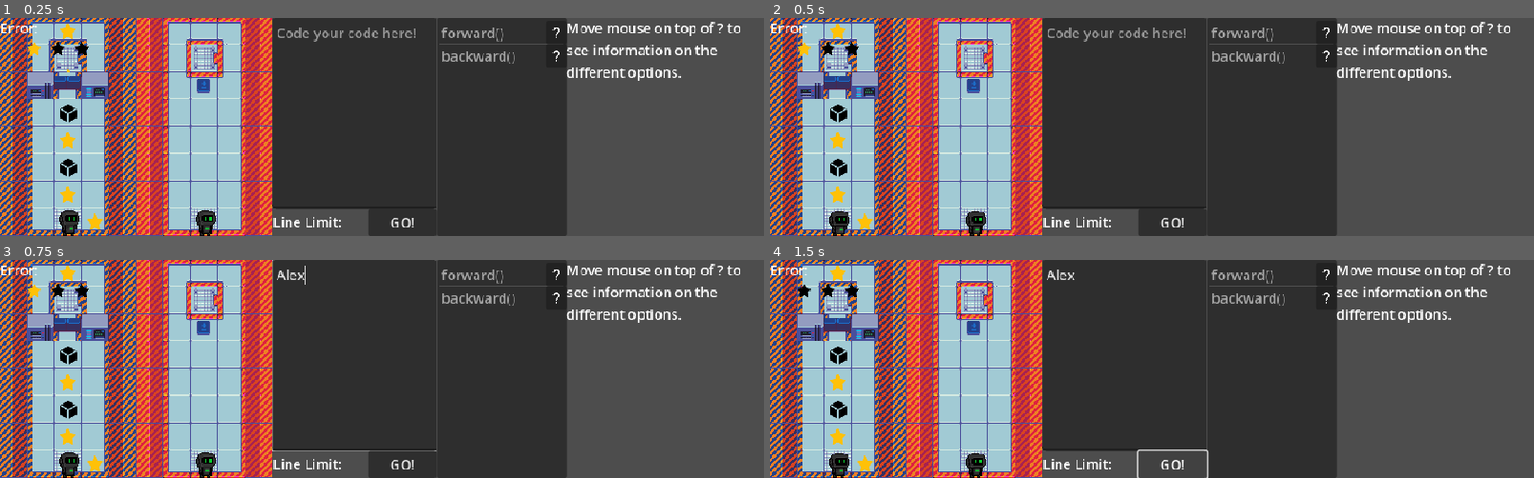
Above: before the commit, frames 1-4 (two rows, left to right).
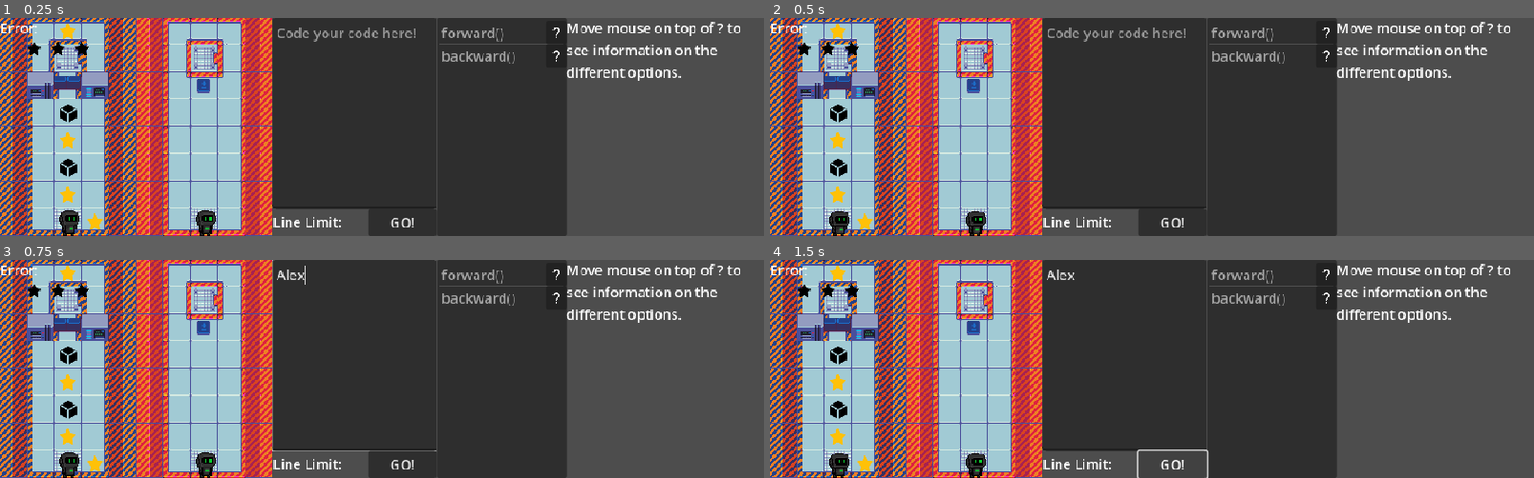
Above: after the commit, the same moments.

Repository: BingloGames/Robot-Bachelor
Game: Godot game, scene res://levels/2 player/Level1.tscn
Same seed, same stepped clock (60 frames per second), same inputs: the game is played once before the commit and once after it. This scene is started directly instead of the project's main scene.
Inputs (mouse positions are in pixels of both pictures, inside the frame that each line leads up to):
- Up to frame 1 (0.25 s): no input
- Up to frame 2 (0.5 s): no input
- Up to frame 3 (0.75 s): click (351, 355) at 0.52 s; type "Alex" at 0.6 s
- Up to frame 4 (1.5 s): click "GO!" at 1.25 s

The runs differ from the first frame. In frame 1, less than 0.1% of the frame differs, in the area x 3-10%, y 11-25%; in frame 2, less than 0.1%; in frame 3, less than 0.1%; in frame 4, nothing differs.

Commit message:
multiplayer works?

Diff:
--- a/robot-project/Star.gd
+++ b/robot-project/Star.gd
@@ -13,14 +13,11 @@
 
 
 func _on_area_2d_body_entered(body: Node2D) -> void:
+	print("star body enter name: ", body.name)
 	if collected:
 		return
 
 
-	if body is MultiplayerRobot:
-		pass
-		#add new star to all players
-
-	get_node("/root/Node2D/star counter").new_star(self)
+	get_node("/root/Node2D/star counter").new_star(self.get_path())
 	get_node("AnimationPlayer").play("collect")
 	collected = true
--- a/robot-project/connection_controller.gd
+++ b/robot-project/connection_controller.gd
@@ -27,6 +27,8 @@
 func _player_connected(id):
 	print("player connected and player name is: ", player_name)
 	register_player.rpc_id(id, player_name)
+
+
 	if multiplayer.is_server():
 		if get_node("/root").has_node("2 player menu"):
 			get_node("/root/2 player menu/host game/start").disabled = false
@@ -49,7 +51,6 @@
 
 
 	get_node(node_path).text = "Fellow robot: \n" + peer_name
-	print("A job well done!")
 
 
 @rpc("any_peer")
@@ -96,15 +97,3 @@
 
 
 	get_tree().change_scene_to_file("res://2_player_menu.tscn")
-
-
-@rpc("any_peer", "call_local")
-func get_robot_code(code_lines: Array):
-	#this code can be done better, right?
-	if multiplayer.is_server():
-		get_node("/root/Node2D/code").robot_code[get_node("/root/Node2D/robots/robot2")] = code_lines
-	else:
-		get_node("/root/Node2D/code").robot_code[get_node("/root/Node2D/robots/robot1")] = code_lines
-
-
-	print("all robot code: ", get_node("/root/Node2D/code").robot_code)
--- a/robot-project/levels/2 player/Level1.tscn
+++ b/robot-project/levels/2 player/Level1.tscn
@@ -24,7 +24,7 @@
 tile_set = ExtResource("1_tih6e")
 
 [node name="special" type="TileMapLayer" parent="."]
-tile_map_data = PackedByteArray("AAAHAAEAAQALABYAAAACAAEAAQAJABYAAAABAAIAAQAGABYAAAADAAIAAQAHABYAAAACAAQAAgAAAAAAAQACAAIAAgAAAAAAAQACAAAAAgAAAAAAAQAHAAcAAQAJABMAAAACAAcAAQAJAA4AAAACAAYAAgAAAAAAAQADAAcAAgAAAAAAAQA=")
+tile_map_data = PackedByteArray("AAAHAAEAAQALABYAAAACAAEAAQAJABYAAAABAAIAAQAGABYAAAADAAIAAQAHABYAAAACAAQAAgAAAAAAAQACAAAAAgAAAAAAAQAHAAcAAQAJABMAAAACAAYAAgAAAAAAAQACAAcAAQAJAA4AAAADAAcAAgAAAAAAAQA=")
 tile_set = ExtResource("1_tih6e")
 
 [node name="robots" type="Node2D" parent="."]
--- a/robot-project/robot multiplayer.tscn
+++ b/robot-project/robot multiplayer.tscn
@@ -6,10 +6,10 @@
 [sub_resource type="SceneReplicationConfig" id="SceneReplicationConfig_8nd1j"]
 properties/0/path = NodePath(".:position")
 properties/0/spawn = true
-properties/0/replication_mode = 1
+properties/0/replication_mode = 2
 properties/1/path = NodePath("Sprite2D:frame")
 properties/1/spawn = true
-properties/1/replication_mode = 1
+properties/1/replication_mode = 2
 
 [node name="robot" instance=ExtResource("1_h0ats")]
 script = ExtResource("2_8nd1j")
--- a/robot-project/robot.gd
+++ b/robot-project/robot.gd
@@ -22,7 +22,6 @@
 		return
 
 
-
 	var halv_a_tile = get_node("/root/Node2D/special").tile_set.tile_size/2
 	var current_tile = get_node("/root/Node2D/special").local_to_map(Vector2i(global_position)-(halv_a_tile*direction))
 
@@ -45,7 +44,7 @@
 			walking_backwards = false
 
 
-		print("robot moved and landed on tile!!!!")
+		#print("robot moved and landed on tile!!!!")
 
 
 		next_tile = null
--- a/robot-project/robot_multiplayer.gd
+++ b/robot-project/robot_multiplayer.gd
@@ -2,11 +2,13 @@
 class_name MultiplayerRobot
 
 
-#func _physics_process(delta: float) -> void:
-	#move(delta)
+func _physics_process(delta: float) -> void:
+	if multiplayer.is_server():
+		move(delta)
 
 
 func respawn() -> void:
 	super.respawn()
+	get_node("/root/Node2D/code").robot_waiting_data[self]["running_code"] = false
 	get_node("/root/Node2D/code").is_ready = false
 	get_node("/root/Node2D/code").ready_pressed.rpc(false)
--- a/robot-project/star_counter.gd
+++ b/robot-project/star_counter.gd
@@ -14,8 +14,8 @@
 
 func restart_stars() -> void:
 	star_count = 0
-	for star in stars_collected:
-		star.respawn()
+	for star_path in stars_collected:
+		get_node(star_path).respawn()
 
 
 	for star_sprite_parent in get_node("HBoxContainer").get_children():
@@ -25,8 +25,8 @@
 	stars_collected.clear()
 
 
-func new_star(star_node: Star) -> void:
-	stars_collected.append(star_node)
+func new_star(star_node_path) -> void:
+	stars_collected.append(star_node_path)
 	star_count += 1
 	get_node("HBoxContainer/"+str(star_count)+"/Sprite2D").texture = full_star
 
--- a/robot-project/star_counter_multiplayer.gd
+++ b/robot-project/star_counter_multiplayer.gd
@@ -1,11 +1,22 @@
 extends "res://star_counter.gd"
 
 
-@rpc
-func new_star(star_node: Star) -> void:
-	super.new_star(star_node)
+
+func new_star(star_node_path) -> void:
+	if multiplayer.is_server():
+		new_star_multiplayer.rpc(star_node_path)
 
 
-@rpc
+@rpc("call_local", "reliable")
+func new_star_multiplayer(star_node_path):
+	print("multiplayer new star!")
+	super.new_star(star_node_path)
+
+
 func restart_stars() -> void:
+	restart_stars_multiplayer.rpc()
+
+
+@rpc("call_local", "reliable")
+func restart_stars_multiplayer():
 	super.restart_stars()
--- a/robot-project/text_edit.gd
+++ b/robot-project/text_edit.gd
@@ -254,8 +254,7 @@
 	start_code()
 
 
-func start_code():
-	#get_node("Button").set_disabled(true)
+func init_code_lines():
 	codeLines.clear()
 	var x = 0
 	var for_loop_length = 0
@@ -277,6 +276,11 @@
 
 		x += 1
 	print(codeLines)
+
+
+func start_code():
+	#get_node("Button").set_disabled(true)
+	init_code_lines()
 	running_code = true
 
 
--- a/robot-project/text_edit_multiplayer.gd
+++ b/robot-project/text_edit_multiplayer.gd
@@ -96,36 +96,65 @@
 
 		if all_ready:
 			print("all ready!")
-			start_code.rpc()
+			robot_code[get_node("/root/Node2D/robots/robot1")] = codeLines
+			init_code_lines.rpc()
+			#start_code()
+			#start_code.rpc()
 
 
-@rpc("any_peer", "call_local", "reliable")
-func start_code():
-	for temp_robot in robot_code:
-		robot_code[temp_robot].clear()
-
-
-	print("start code multiplayer! with id: ", multiplayer.get_unique_id())
-	super.start_code()
-	for temp_robot in robot_waiting_data.keys():
-		robot_waiting_data[temp_robot]["running_code"] = true
-
-
-	robot_code[get_node("/root/Node2D/robots/robot1")] = codeLines
+@rpc("authority", "call_local", "reliable")
+func init_code_lines():
+	super.init_code_lines()
 
 
 	#this can be done better, right?
 	for player_id in ConnectionController.players.keys():
 		if player_id == multiplayer.get_unique_id():
 			continue
-		ConnectionController.get_robot_code.rpc_id(player_id, codeLines)
+		print("get code from id: ", player_id)
+		get_robot_code.rpc_id(player_id, codeLines)
 
 
-	#after a failure, the players automaticly gets unready
+@rpc("any_peer", "call_local", "reliable")
+func get_robot_code(code_lines: Array):
+	#this code can be done better, right?
+	if multiplayer.is_server():
+		robot_code[get_node("/root/Node2D/robots/robot2")] = code_lines
+	else:
+		robot_code[get_node("/root/Node2D/robots/robot1")] = code_lines
+
+	#the server got the code for both of the robots, we are ready to start
+	for temp_robot in robot_waiting_data.keys():
+		robot_waiting_data[temp_robot]["running_code"] = true
 
 
-	print("robot codes: ", robot_code)
-	print("code lines: ", codeLines)
+	running_code = true
+
+
+	print("all robot code: ", robot_code)
+
+
+#@rpc("any_peer", "call_local", "reliable")
+#func start_code():
+	#for temp_robot in robot_code:
+		#robot_code[temp_robot].clear()
+	#
+	#
+	#
+	#print("start code multiplayer! with id: ", multiplayer.get_unique_id())
+	##for temp_robot in robot_waiting_data.keys():
+		##robot_waiting_data[temp_robot]["running_code"] = true
+	#
+	#
+	#robot_code[get_node("/root/Node2D/robots/robot1")] = codeLines
+	#
+	#
+	#
+	#
+	#
+	#
+	#print("robot codes: ", robot_code)
+	#print("code lines: ", codeLines)
 
 
 func stop_running_code() -> void:
